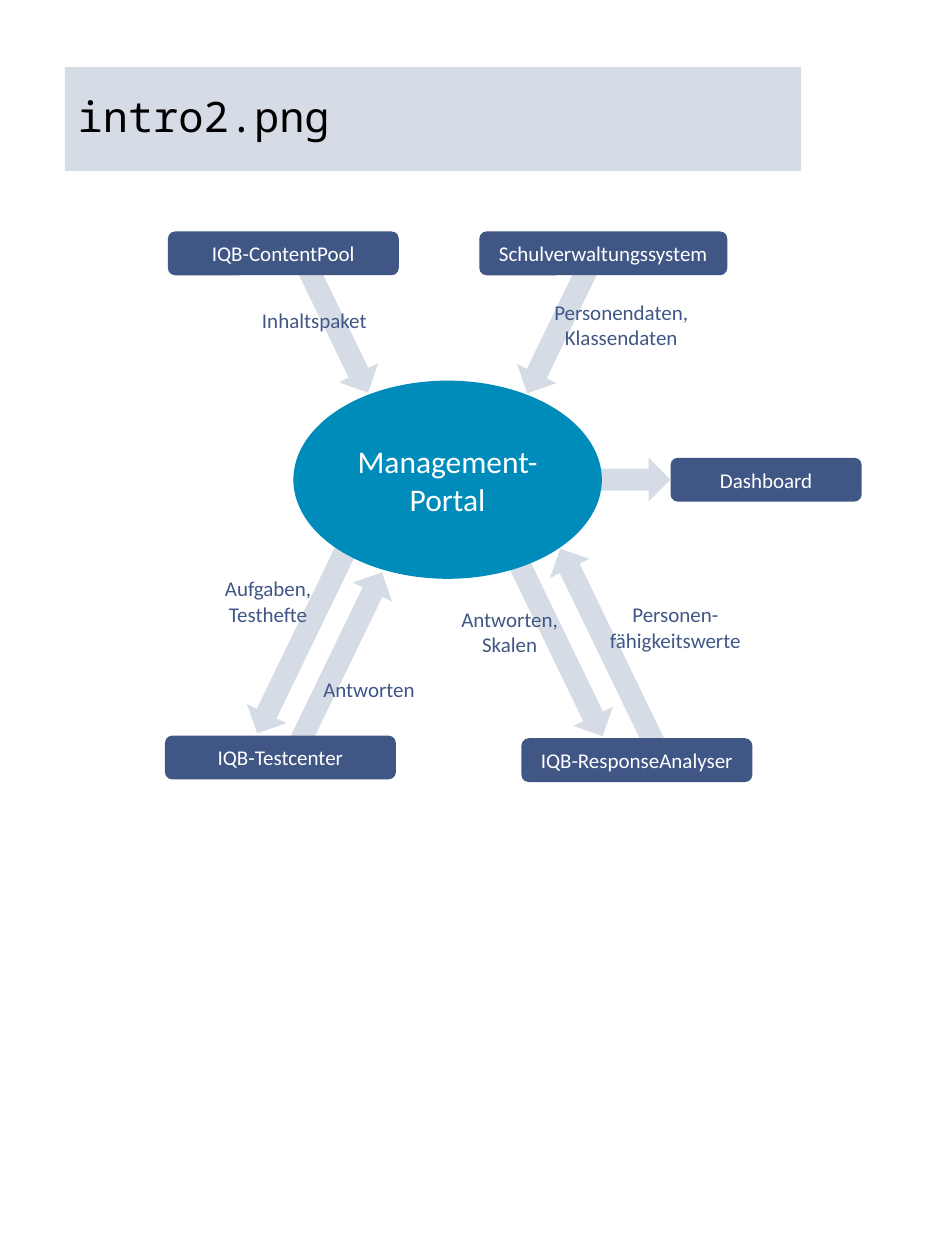
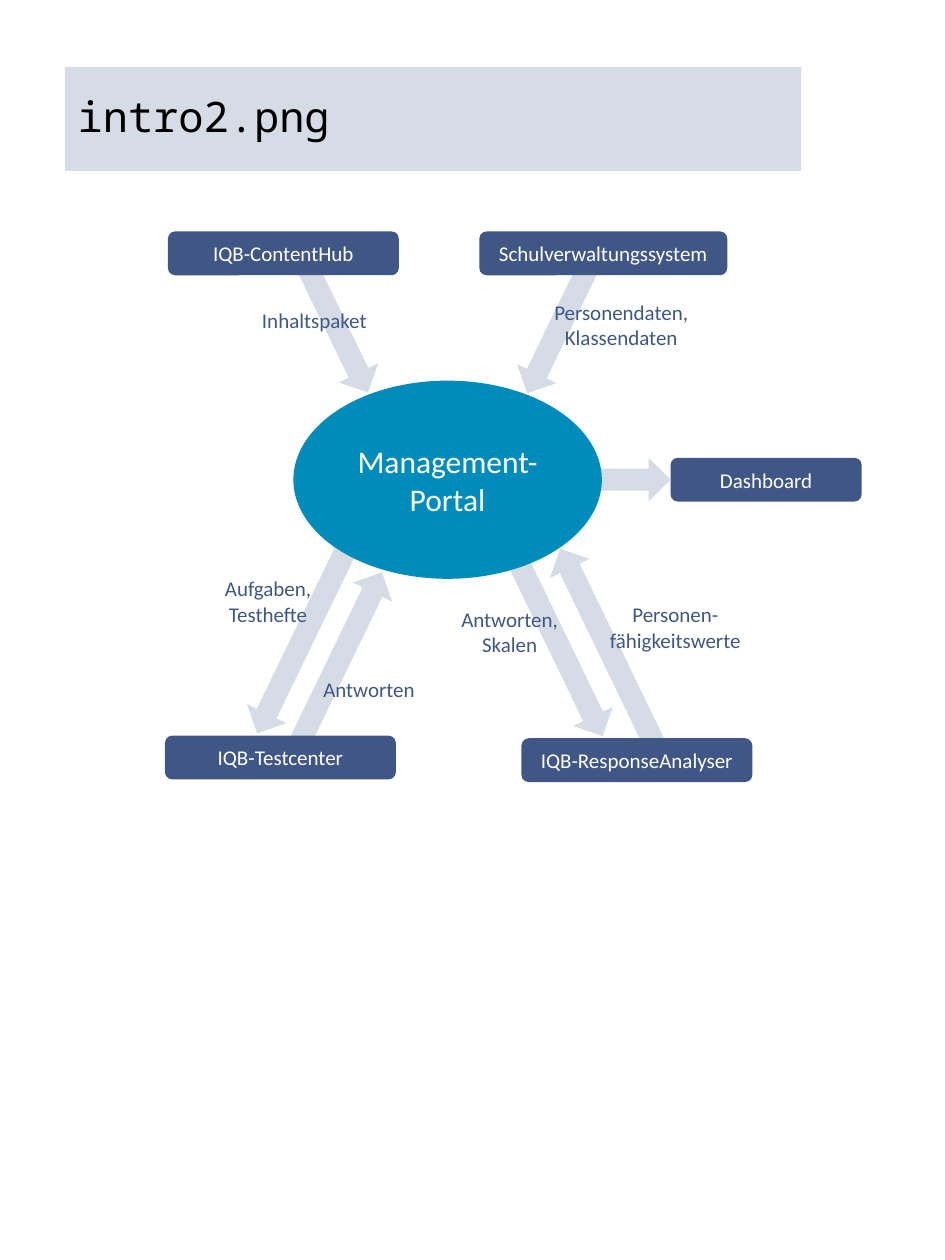
Before and after one commit to iqb-berlin/rising-stars, a slide deck: slide 3 of assets/figures.pptx. Drawn at 945x1260 pixels with LibreOffice and Linux fonts; fonts in the diff are those of the drawing. Boxes give left, top, right and bottom in pixels: in the first picture for what was removed or moved away, otherwise in the second. Text is boxed around its words. In the diff, an @@ line names an element or a change of style, - is before the commit and + after.

Commit message:
Rename to ContentHub and AP

```diff
--- a/assets/figures.pptx
+++ b/assets/figures.pptx
@@ text in rounded rectangle at bbox=[213, 246, 353, 264]: text changed @@
-IQB-ContentPool
+IQB-ContentHub
```
Also in this commit, not shown: 4 other slides changed, 17 other files.
